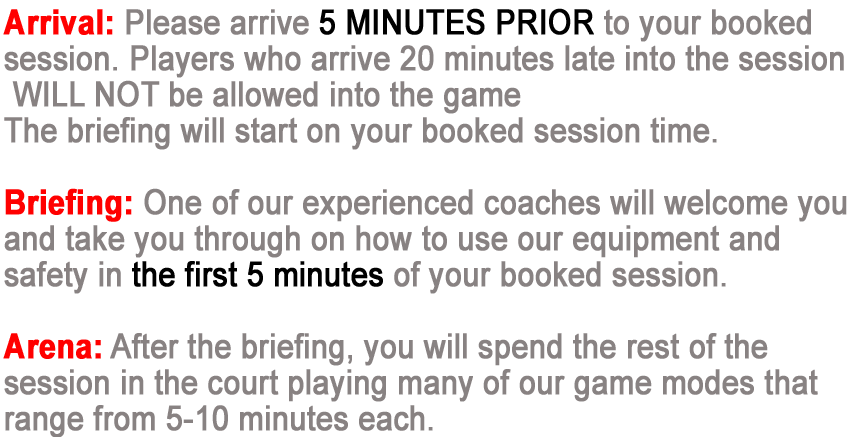
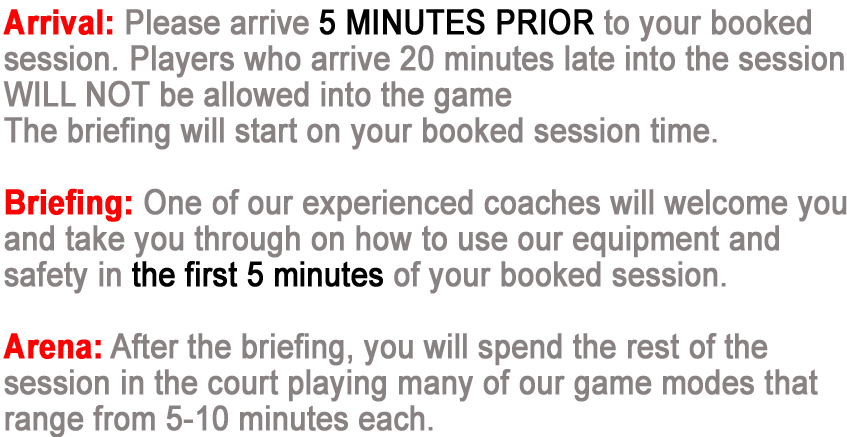
Comparing the layer stacks of the two 847 x 437 images. Changes:
painted on "Arrival: Please arrive 5 MINUTES PRIOR to your booked session." over [3,80,521,114]
